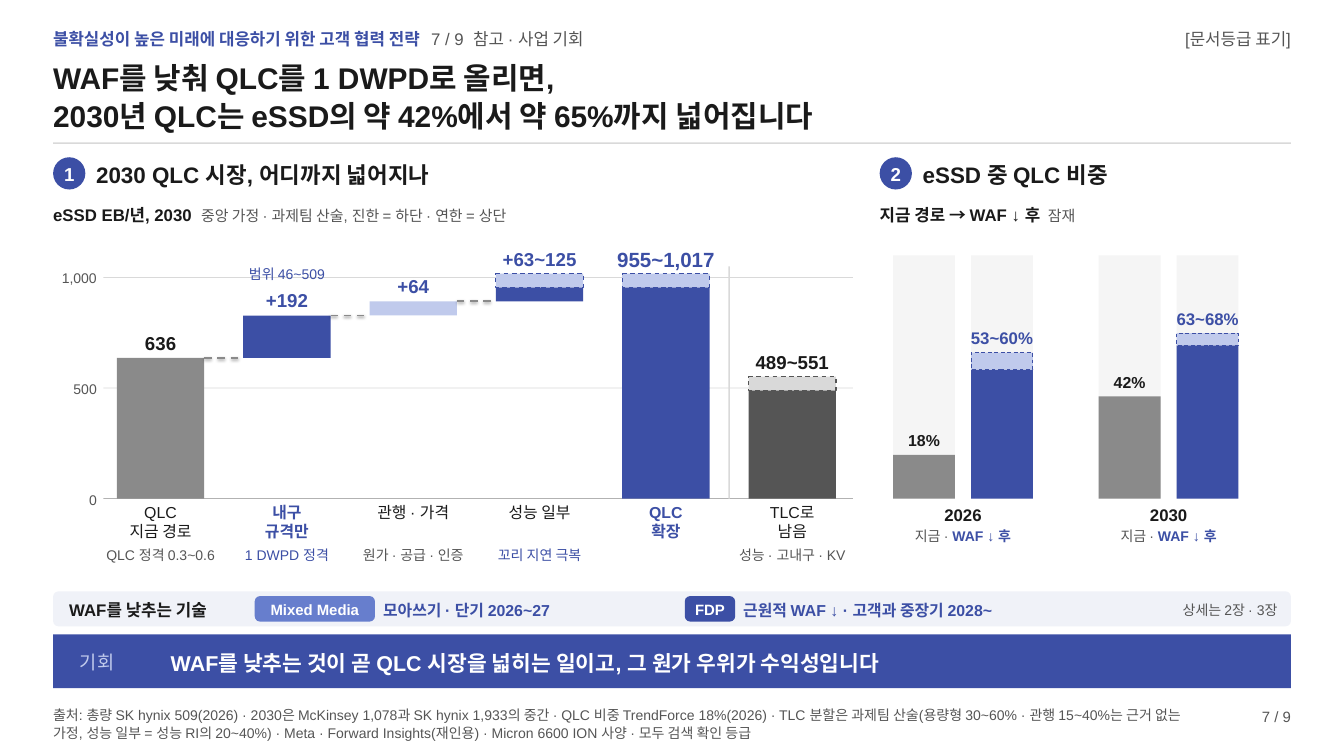
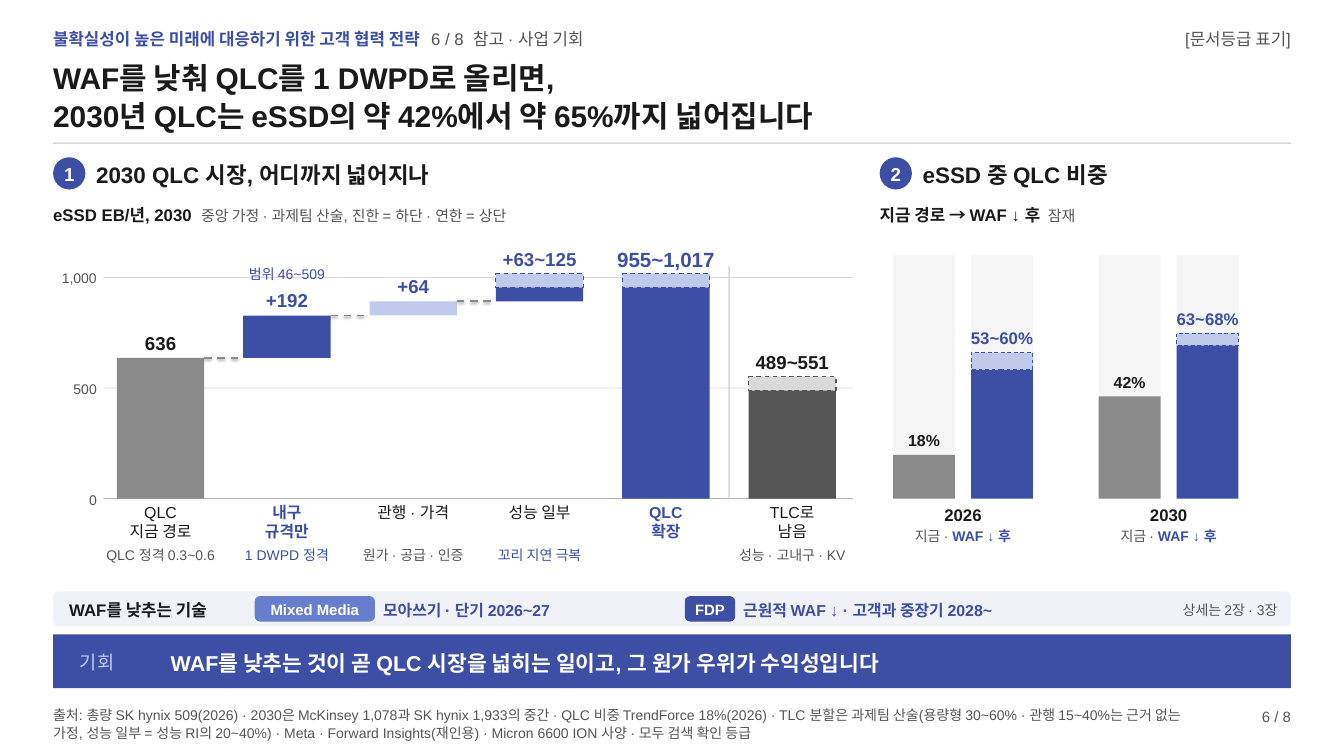
Before and after one commit to k31001/action-learning, a slide deck: slide 6 of dashboard/public/presentations/ssd-future-ready-strategy.pptx (slide 7 before the commit). Drawn at 1344x756 pixels with LibreOffice and Linux fonts; fonts in the diff are those of the drawing. Boxes give left, top, right and bottom in pixels: in the first picture for what was removed or moved away, otherwise in the second. Text is boxed around its words. In the diff, an @@ line names an element or a change of style, - is before the commit and + after.

```diff
--- a/dashboard/public/presentations/ssd-future-ready-strategy.pptx
+++ b/dashboard/public/presentations/ssd-future-ready-strategy.pptx
@@ text at <box>53,31,584,47</box>: text changed @@
-불확실성이 높은 미래에 대응하기 위한 고객 협력 전략 7 / 9 참고 · 사업 기회
+불확실성이 높은 미래에 대응하기 위한 고객 협력 전략 6 / 8 참고 · 사업 기회
@@ text at <box>1262,711,1291,722</box>: text changed @@
-7 / 9
+6 / 8
```
Also in this commit, not shown: 7 other slides changed, 1 slide removed, 22 other files.
